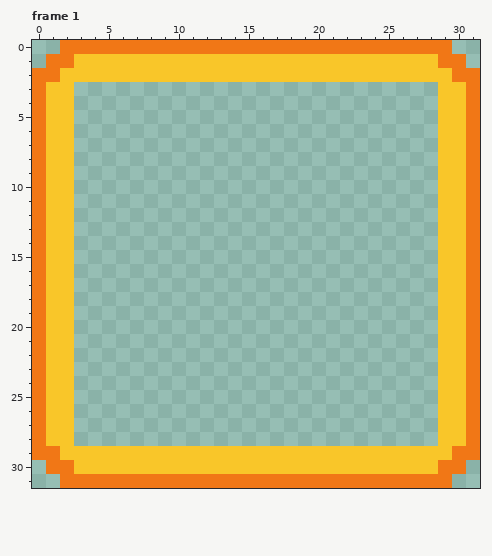
Pixel-art file: Project Games/Project Mini Farm Simulator/Aseprite/Tile_Highlight_Box.aseprite. Above is the file before it was changed.
32x32 pixels, 1 frame. Shown: frame 1. The commit also changed other frames, which this record leaves out.
Once edited:
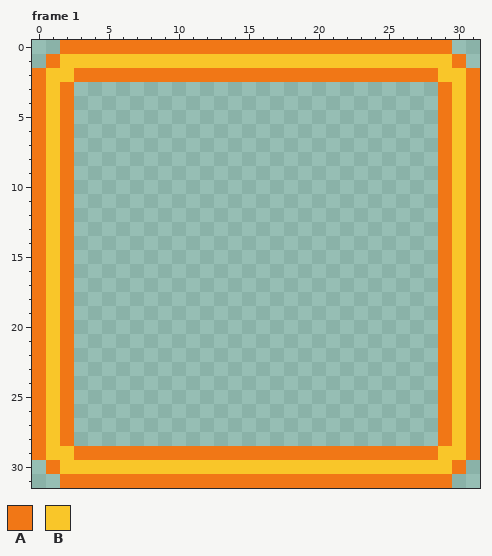
Palette (. is transparent): A #f17716  B #f9c629
The exact change:
{"where": "frame 1"}
{"frame":1,"y":1,"x":2,"old":"A","new":"B"}
{"frame":1,"y":1,"x":29,"old":"A","new":"B"}
{"frame":1,"y":2,"x":1,"old":"A","new":"B"}
{"frame":1,"y":2,"x":3,"old":"BBBBBBBBBBBBBBBBBBBBBBBBBB","new":"AAAAAAAAAAAAAAAAAAAAAAAAAA"}
{"frame":1,"y":2,"x":30,"old":"A","new":"B"}
{"frame":1,"y":3,"x":2,"old":"B","new":"A"}
{"frame":1,"y":3,"x":29,"old":"B","new":"A"}
{"frame":1,"y":4,"x":2,"old":"B","new":"A"}
{"frame":1,"y":4,"x":29,"old":"B","new":"A"}
{"frame":1,"y":5,"x":2,"old":"B","new":"A"}
{"frame":1,"y":5,"x":29,"old":"B","new":"A"}
{"frame":1,"y":6,"x":2,"old":"B","new":"A"}
{"frame":1,"y":6,"x":29,"old":"B","new":"A"}
{"frame":1,"y":7,"x":2,"old":"B","new":"A"}
{"frame":1,"y":7,"x":29,"old":"B","new":"A"}
{"frame":1,"y":8,"x":2,"old":"B","new":"A"}
{"frame":1,"y":8,"x":29,"old":"B","new":"A"}
{"frame":1,"y":9,"x":2,"old":"B","new":"A"}
{"frame":1,"y":9,"x":29,"old":"B","new":"A"}
{"frame":1,"y":10,"x":2,"old":"B","new":"A"}
{"frame":1,"y":10,"x":29,"old":"B","new":"A"}
{"frame":1,"y":11,"x":2,"old":"B","new":"A"}
{"frame":1,"y":11,"x":29,"old":"B","new":"A"}
{"frame":1,"y":12,"x":2,"old":"B","new":"A"}
{"frame":1,"y":12,"x":29,"old":"B","new":"A"}
{"frame":1,"y":13,"x":2,"old":"B","new":"A"}
{"frame":1,"y":13,"x":29,"old":"B","new":"A"}
{"frame":1,"y":14,"x":2,"old":"B","new":"A"}
{"frame":1,"y":14,"x":29,"old":"B","new":"A"}
{"frame":1,"y":15,"x":2,"old":"B","new":"A"}
{"frame":1,"y":15,"x":29,"old":"B","new":"A"}
{"frame":1,"y":16,"x":2,"old":"B","new":"A"}
{"frame":1,"y":16,"x":29,"old":"B","new":"A"}
{"frame":1,"y":17,"x":2,"old":"B","new":"A"}
{"frame":1,"y":17,"x":29,"old":"B","new":"A"}
{"frame":1,"y":18,"x":2,"old":"B","new":"A"}
{"frame":1,"y":18,"x":29,"old":"B","new":"A"}
{"frame":1,"y":19,"x":2,"old":"B","new":"A"}
{"frame":1,"y":19,"x":29,"old":"B","new":"A"}
{"frame":1,"y":20,"x":2,"old":"B","new":"A"}
{"frame":1,"y":20,"x":29,"old":"B","new":"A"}
{"frame":1,"y":21,"x":2,"old":"B","new":"A"}
{"frame":1,"y":21,"x":29,"old":"B","new":"A"}
{"frame":1,"y":22,"x":2,"old":"B","new":"A"}
{"frame":1,"y":22,"x":29,"old":"B","new":"A"}
{"frame":1,"y":23,"x":2,"old":"B","new":"A"}
{"frame":1,"y":23,"x":29,"old":"B","new":"A"}
{"frame":1,"y":24,"x":2,"old":"B","new":"A"}
{"frame":1,"y":24,"x":29,"old":"B","new":"A"}
{"frame":1,"y":25,"x":2,"old":"B","new":"A"}
{"frame":1,"y":25,"x":29,"old":"B","new":"A"}
{"frame":1,"y":26,"x":2,"old":"B","new":"A"}
{"frame":1,"y":26,"x":29,"old":"B","new":"A"}
{"frame":1,"y":27,"x":2,"old":"B","new":"A"}
{"frame":1,"y":27,"x":29,"old":"B","new":"A"}
{"frame":1,"y":28,"x":2,"old":"B","new":"A"}
{"frame":1,"y":28,"x":29,"old":"B","new":"A"}
{"frame":1,"y":29,"x":1,"old":"A","new":"B"}
{"frame":1,"y":29,"x":3,"old":"BBBBBBBBBBBBBBBBBBBBBBBBBB","new":"AAAAAAAAAAAAAAAAAAAAAAAAAA"}
{"frame":1,"y":29,"x":30,"old":"A","new":"B"}
{"frame":1,"y":30,"x":2,"old":"A","new":"B"}
{"frame":1,"y":30,"x":29,"old":"A","new":"B"}
{"label":"changed","picture_box":[46,54,466,474]}
